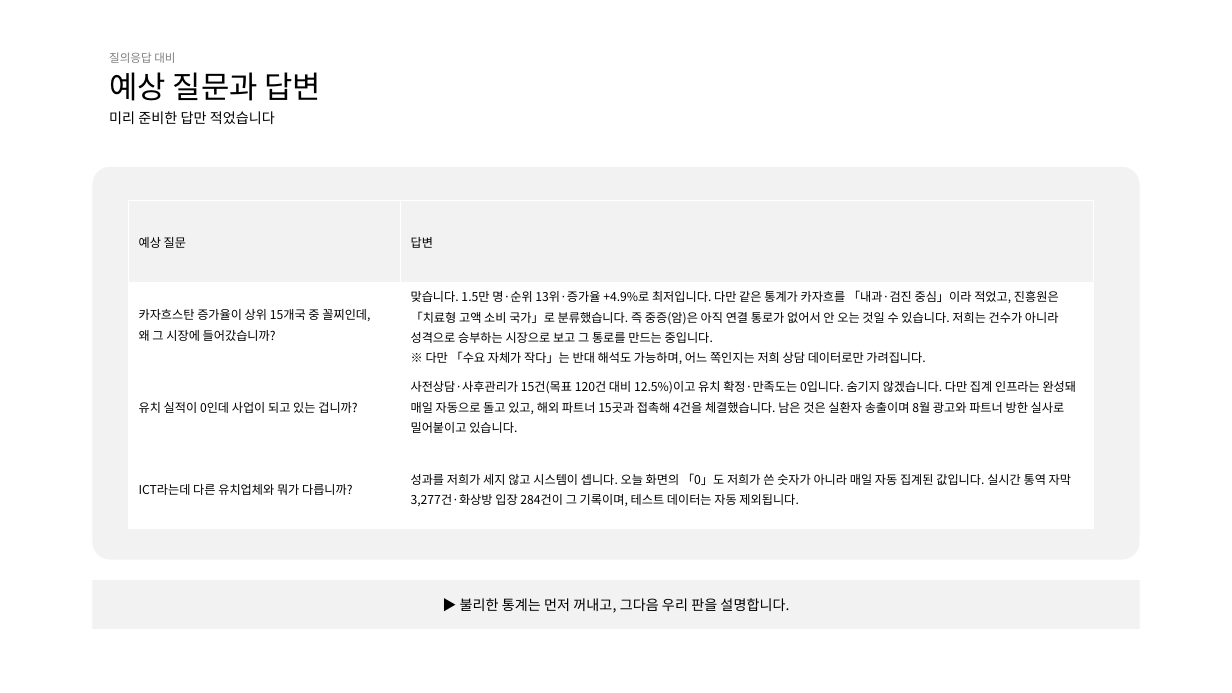
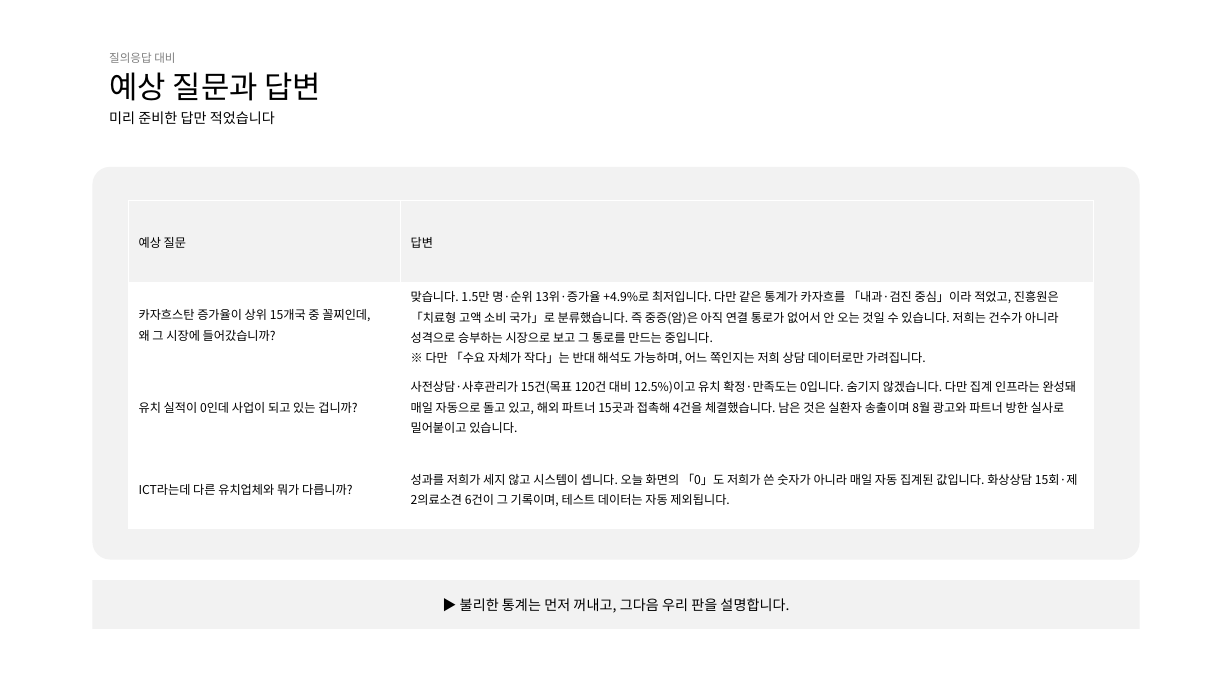
Before and after one commit to bonroi2296-tech/HEALO_KHIDI, a slide deck: slide 25 of docs/presentations/KHIDI_중간보고_20260827.pptx. Drawn at 1232x693 pixels with LibreOffice and Linux fonts; fonts in the diff are those of the drawing. Boxes give left, top, right and bottom in pixels: in the first picture for what was removed or moved away, otherwise in the second. Text is boxed around its words. In the diff, an @@ line names an element or a change of style, - is before the commit and + after.

Commit message:
chore: 작업 자동 저장 (2026-08-20 10:32)

```diff
--- a/docs/presentations/KHIDI_중간보고_20260827.pptx
+++ b/docs/presentations/KHIDI_중간보고_20260827.pptx
@@ table at bbox=[128, 201, 1093, 530] @@
-row 4, column 2: 성과를 저희가 세지 않고 시스템이 셉니다. 오늘 화면의 「0」도 저희가 쓴 숫자가 아니라 매일 자동 집계된 값입니다. 실시간 통역 자막 3,277건·화상방 입장 284건이 그 기록이며, 테스트 데이터는 자동 제외됩니다.
+row 4, column 2: 성과를 저희가 세지 않고 시스템이 셉니다. 오늘 화면의 「0」도 저희가 쓴 숫자가 아니라 매일 자동 집계된 값입니다. 화상상담 15회·제2의료소견 6건이 그 기록이며, 테스트 데이터는 자동 제외됩니다.
```
Also in this commit, not shown: 1 other slide changed, 4 other files.
